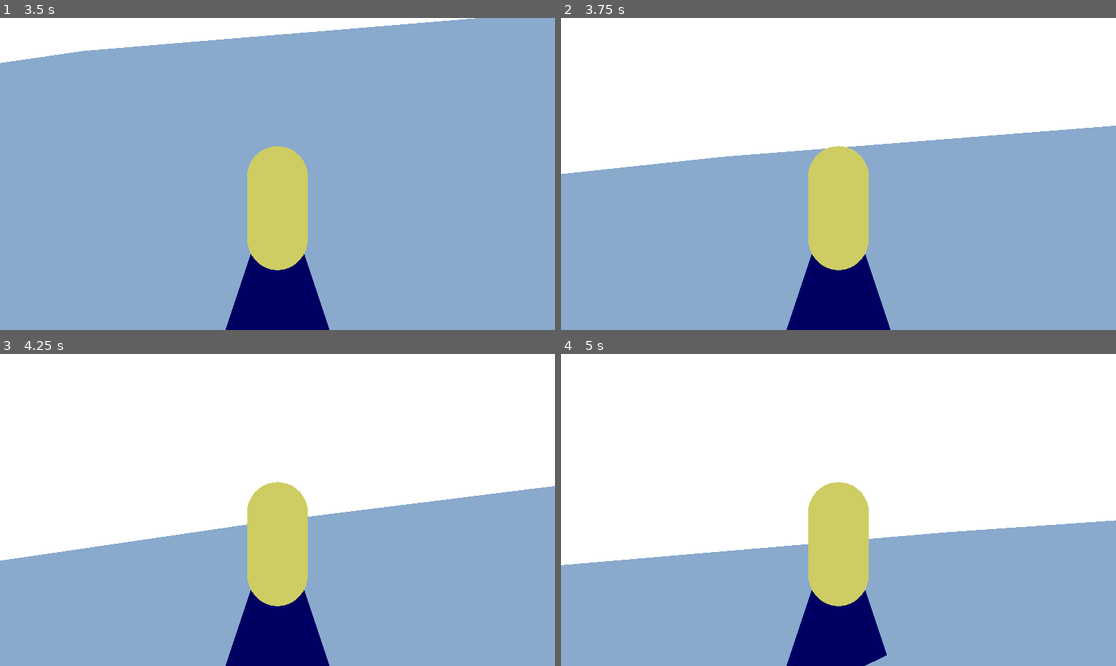
Above: before the commit, frames 1-4 (two rows, left to right).
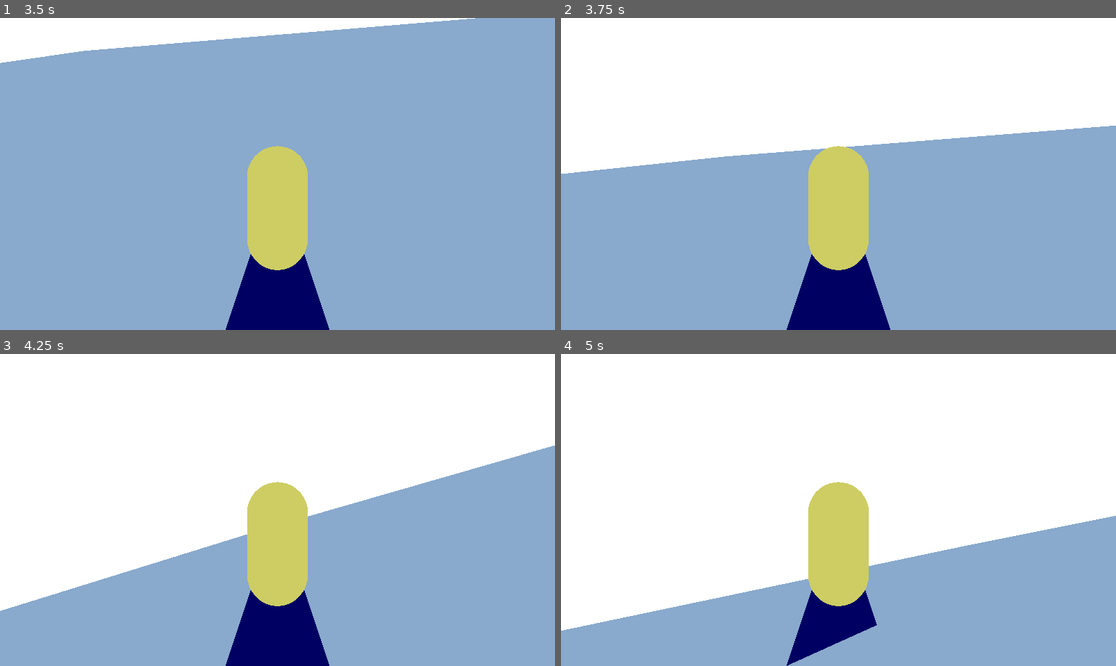
Above: after the commit, the same moments.

Repository: evilhunter93/frozen-board
Game: Godot game, scene res://scenes/game.tscn
Same seed, same stepped clock (60 frames per second), same inputs: the game is played once before the commit and once after it.
Inputs:
- Up to frame 1 (3.5 s): hold Right (steer_right) 0.53-1.28 s; tap Space (charge_jump) at 0.77, 1.52, 3.02 s; hold Left (steer_left) 1.28-2.03 s; hold Right (steer_right) from 2.03 s (still down)
- Up to frame 2 (3.75 s): release Right (steer_right) at 3.53 s; hold Left (steer_left) from 3.53 s (still down)
- Up to frame 3 (4.25 s): keep holding Left (steer_left); tap Space (charge_jump) at 3.77 s
- Up to frame 4 (5 s): keep holding Left (steer_left); tap Space (charge_jump) at 4.52 s

Frame 1 is identical in both runs. In frame 2, less than 0.1% of the frame differs, in the area x 0-99%, y 34-51%; in frame 3, 7.2%; in frame 4, 10%, in the area x 0-100%, y 51-100%.

Commit message:
Reworking drag into forward and side

Diff:
--- a/scenes/player.tscn
+++ b/scenes/player.tscn
@@ -23,6 +23,7 @@
 wall_min_slide_angle = 0.0
 floor_max_angle = 0.0
 script = ExtResource("1_ryifn")
+forward_drag = 1.0
 
 [node name="CharacterMesh" type="MeshInstance3D" parent="."]
 transform = Transform3D(1, 0, 0, 0, 1, 0, 0, 0, 1, 0, 1, 0)
--- a/scripts/player.gd
+++ b/scripts/player.gd
@@ -7,14 +7,13 @@
 @export var jump_charge_time := 1.0
 @export var turn_speed := 1.0
 @export var min_speed := 4.0
-@export var drag := 1.0
+@export var forward_drag := 0.1
 @export var side_drag := 3.0
 
 @onready var character_mesh: MeshInstance3D = $CharacterMesh
 
 const SPEED = 5.0
 var jump_charge := 0.0
-var was_in_air = true
 
 func _physics_process(delta: float) -> void:
 	if is_on_floor() or is_on_wall():
@@ -24,7 +23,6 @@
 
 	# Add the gravity and handle acceleration
 	if not is_on_wall():
-		was_in_air = true
 		velocity += get_gravity() * delta
 		if -velocity.y > max_fall_speed:
 			velocity.y = -max_fall_speed
@@ -42,12 +40,20 @@
 
 	move_and_slide()
 
+func _align_with_surface(xform: Transform3D):
+	var normal = Vector3.ZERO
+	if is_on_floor():
+		normal = get_floor_normal()
+	else:
+		normal = get_wall_normal()
+
+	xform.basis.y = normal
+	xform.basis.x = -xform.basis.z.cross(normal)
+	xform.basis = xform.basis.orthonormalized()
+	return xform
+
 func _slide_velocity(delta: float) -> void:
 	var wall_normal = get_wall_normal()
-
-	if was_in_air:
-		was_in_air = false
-		velocity = velocity.slide(wall_normal)
 
 	var gravity_direction: Vector3 = get_gravity().normalized()
 	var downhill_direction: Vector3 = gravity_direction.slide(wall_normal).normalized()
@@ -60,25 +66,27 @@
 
 	# Apply acceleration to velocity
 	velocity += z_acceleration * delta
+	print(velocity)
 
 	# Apply forward drag
-	var deceleration = \
-		drag * velocity.project(z_slope_direction).normalized() * delta
-	if velocity.dot(z_slope_direction) > deceleration.length():
-		velocity -= deceleration
-	else:
-		velocity -= velocity.project(z_slope_direction)
+	_apply_drag(forward_drag, z_slope_direction, delta)
+	print(velocity)
 
 	# Apply side drag
-	var side_deceleration = \
-		side_drag * velocity.project(downhill_direction).normalized() * delta
-	if velocity.dot(downhill_direction) > side_deceleration.length():
-		velocity -= side_deceleration
-	else:
-		velocity -= velocity.project(downhill_direction)
+	var x_direction: Vector3 = (global_basis.x).normalized()
+	var x_slope_direction: Vector3 = x_direction.slide(wall_normal).normalized()
+	_apply_drag(side_drag, x_slope_direction, delta)
 
 	if velocity.length() > max_speed:
 		velocity = velocity.normalized() * max_speed
+
+func _apply_drag(drag:float, dir: Vector3, delta: float):
+	var deceleration = \
+		drag * velocity.project(dir).normalized() * delta
+	if abs(velocity.dot(dir)) > deceleration.length():
+		velocity -= deceleration
+	else:
+		velocity -= velocity.project(dir)
 
 func _jump(delta: float) -> void:
 	if Input.is_action_pressed("charge_jump"):
@@ -92,16 +100,3 @@
 			if abs(velocity.z) < min_speed:
 				velocity.z -= max_jump_velocity_z * (jump_charge / jump_charge_time)
 		jump_charge = 0
-
-
-func _align_with_surface(xform: Transform3D):
-	var normal = Vector3.ZERO
-	if is_on_floor():
-		normal = get_floor_normal()
-	else:
-		normal = get_wall_normal()
-
-	xform.basis.y = normal
-	xform.basis.x = -xform.basis.z.cross(normal)
-	xform.basis = xform.basis.orthonormalized()
-	return xform
